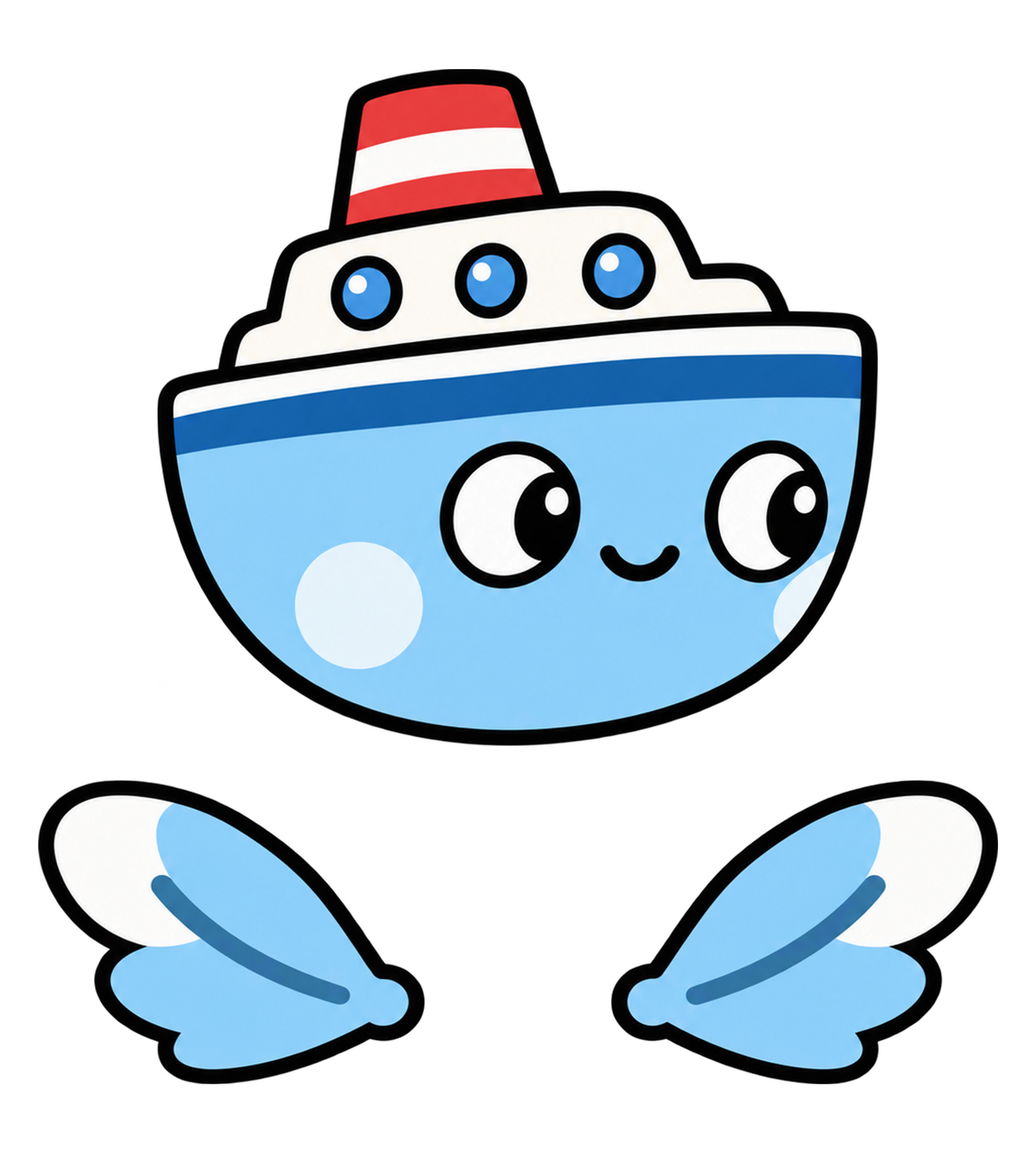
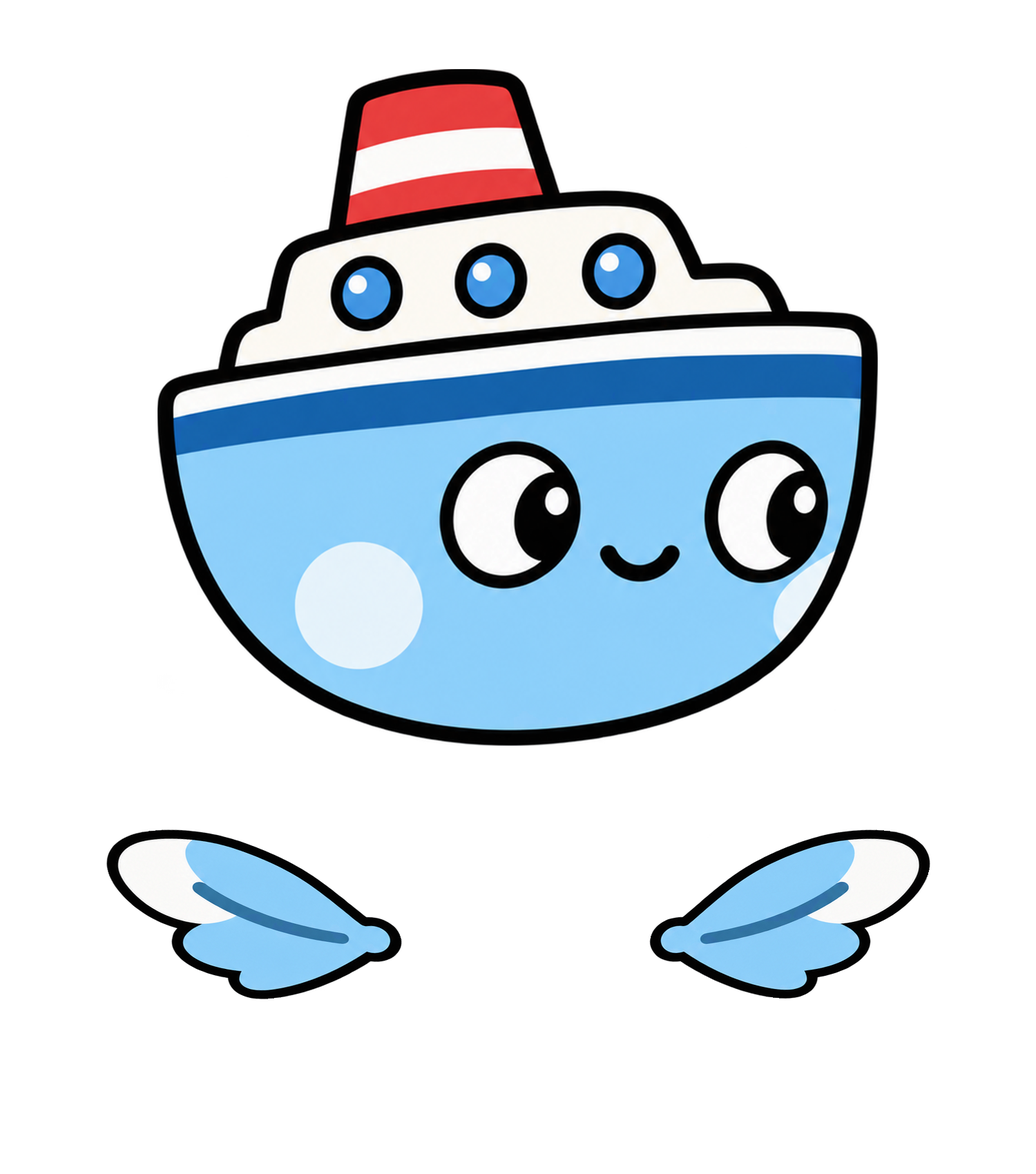
Layered file, before and after one edit (1036x1174). Changes by layer:
painted on "날개1" over [37, 780, 425, 1084]
painted on "날개2" over [611, 780, 998, 1084]
